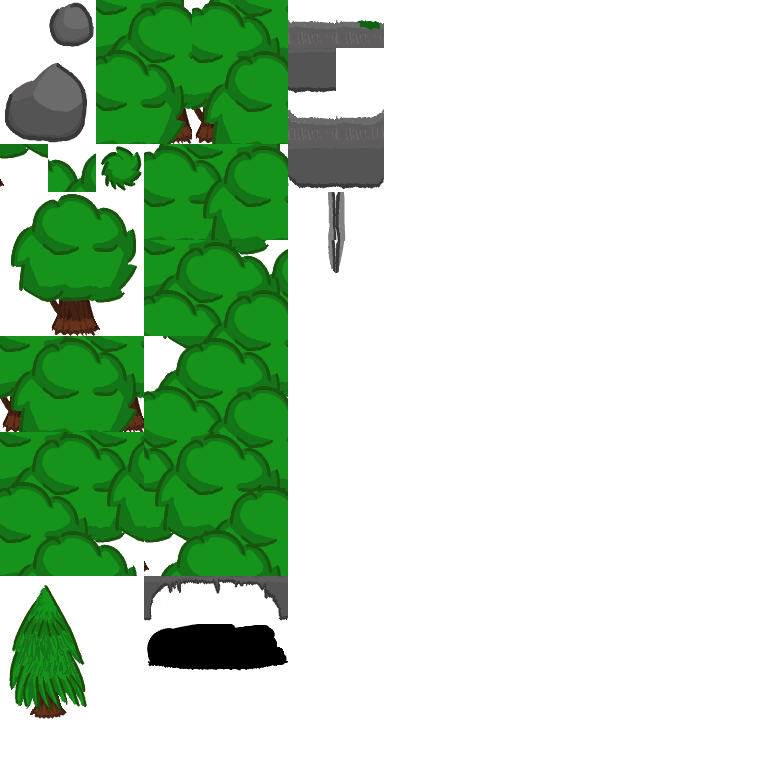
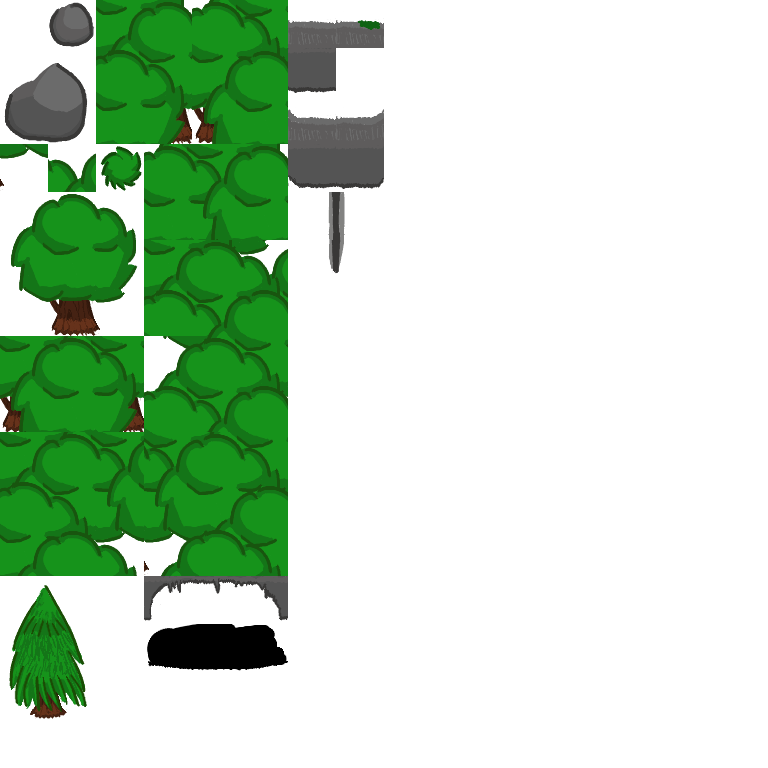
Comparing the layer stacks of the two w=768, h=768 images. Changes:
added layer "doodles #9" above "Layer #6" over [332, 192, 339, 271]
painted on "Forest_B.png copy" over [327, 192, 346, 257]
